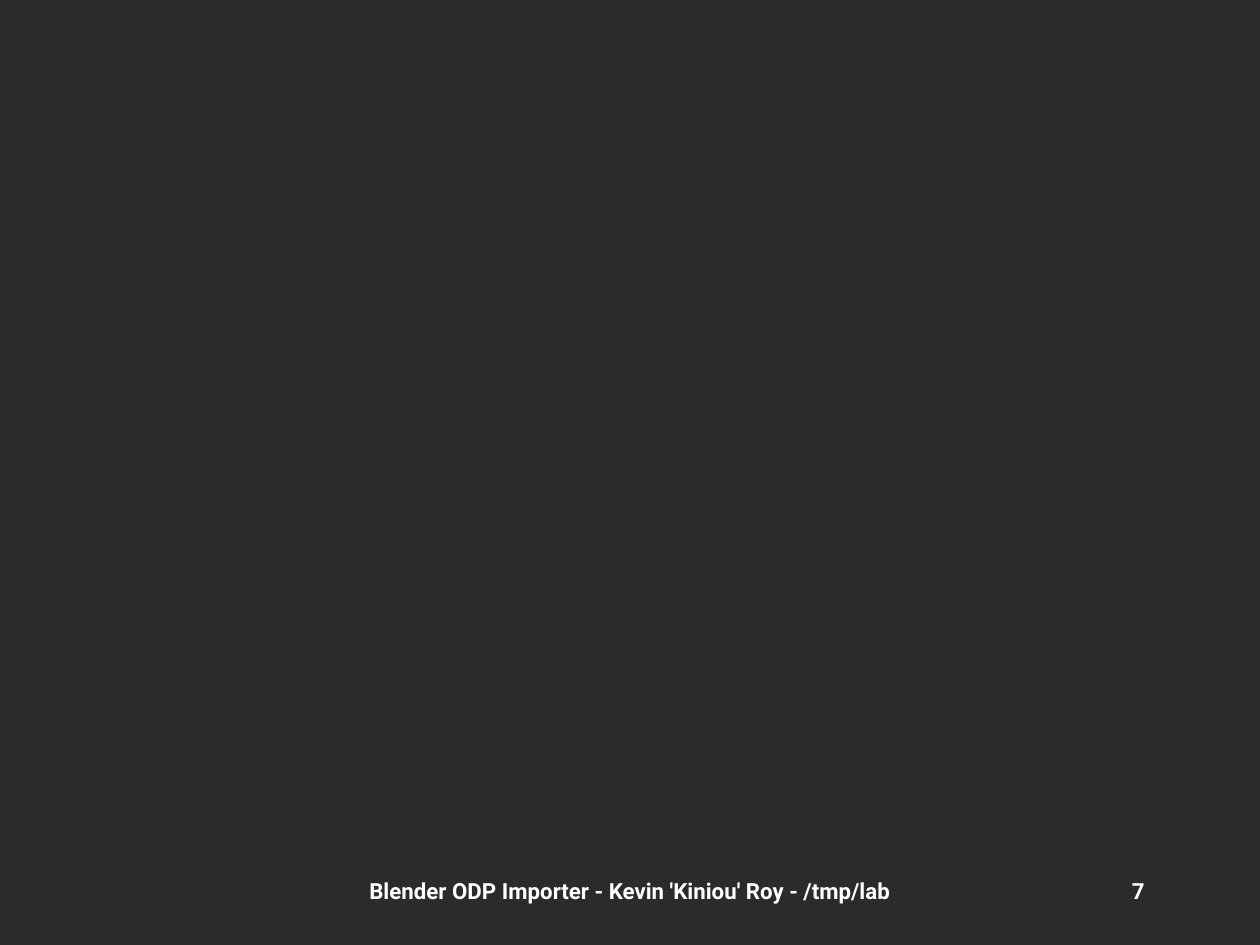
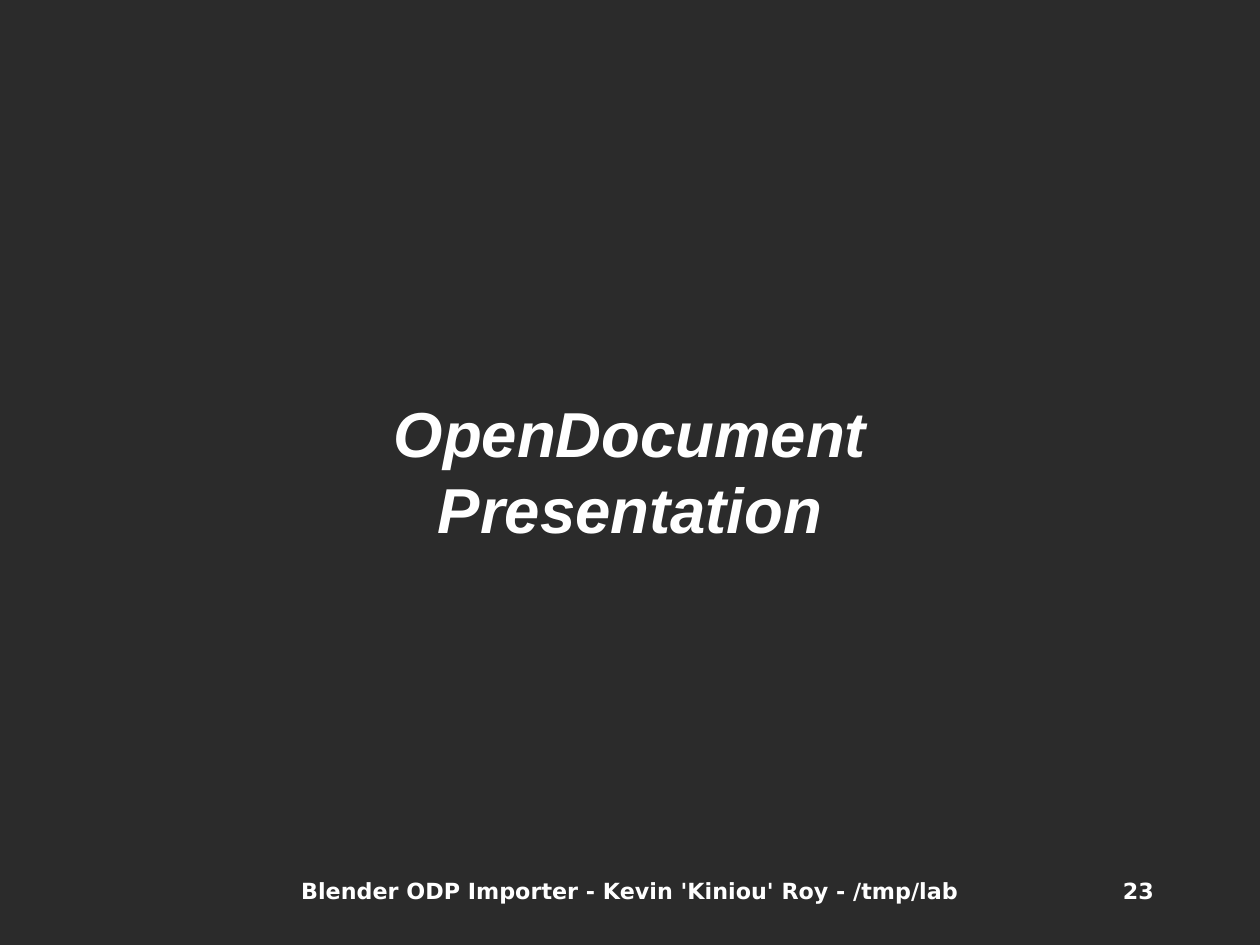
Before and after one commit to kiniou/blender-smooth-slides, a slide deck: slide 23 of import/doc/HSF2009.odp (slide 7 before the commit). Drawn at 1260x945 pixels with LibreOffice and Linux fonts; fonts in the diff are those of the drawing; background and template pictures are left out; a plain dark background stands for a picture behind light text. Boxes give left, top, right and bottom in pixels: in the first picture for what was removed or moved away, otherwise in the second. Text is boxed around its words. In the diff, an @@ line names an element or a change of style, - is before the commit and + after.

```diff
--- a/import/doc/HSF2009.odp
+++ b/import/doc/HSF2009.odp
@@ subtitle added at <box>394,412,866,534</box>, 40 pt, text #FFFFFF, bold, italic @@
+OpenDocument
+Presentation
@@ text "Blender ODP Importer - Kevin ..." at <box>301,882,958,904</box>: font Roboto to DejaVu Sans @@
@@ page number at <box>1123,882,1154,900</box>: text changed; font Roboto to DejaVu Sans @@
-7
+23
```
Also in this commit, not shown: 22 other slides changed, 7 slides added, 3 other files.
